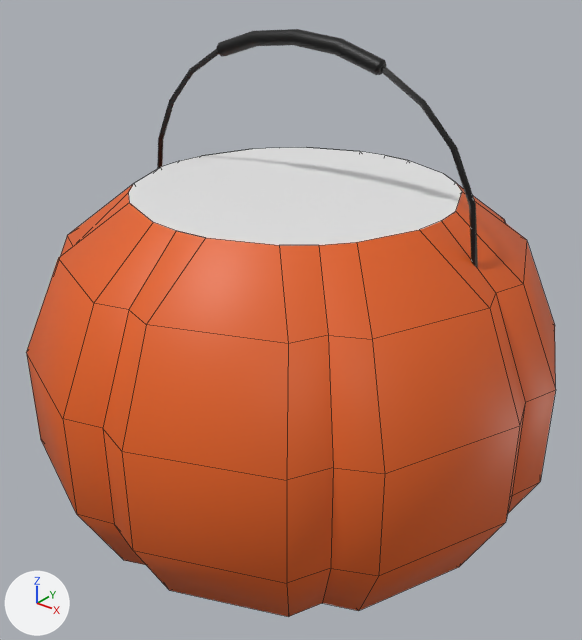
A saved change to the FBX model Assets/KovaModels/PumpkinPail.fbx.
One viewpoint serves both versions: a 50 mm camera at (1.453, -1.838, 1.298) aimed at (0.005, -0.027, 0.175). Every picture has the same lights, and +X, +Y and +Z are marked at lower left. Mesh edges are drawn as thin lines on the coarser meshes. Where no turn or scale is listed for an object, it has been applied to the vertices.

In view in the first picture: 'Handle', 'Lid', 'Pail'.
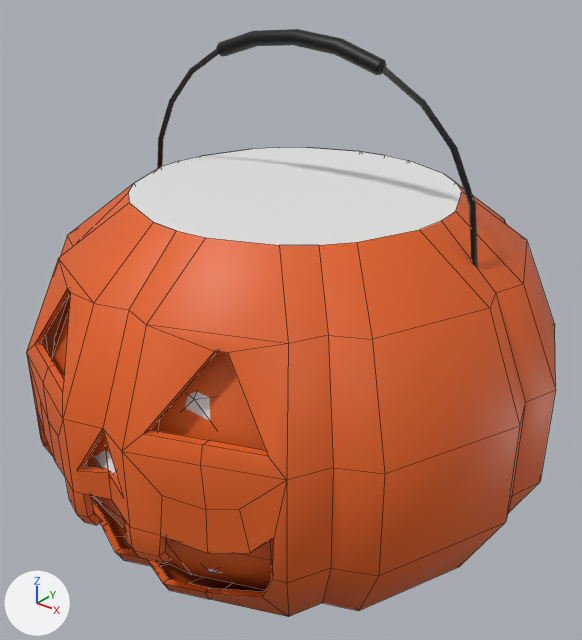
What differs and where, as boxes [x1, y1, x2, y2] in the pictures (582 x 640 px):
'PailBounds.064', added
    after: [195, 397, 210, 420]
'PailBounds.006', added
    after: [114, 399, 210, 475]
'PailBounds.031', added
    after: [106, 395, 194, 474]
'PailBounds.025', added
    after: [94, 450, 108, 470]
'PailBounds.065', added
    after: [195, 392, 208, 399]
'PailBounds.066', added
    after: [189, 392, 197, 399]
'PailBounds.022', added
    after: [207, 569, 214, 572]
'PailBounds.050', added
    after: [94, 458, 101, 468]
'PailBounds.046', added
    after: [211, 570, 218, 573]
part 1 of me_sphere, built on
    before: [63, 419, 146, 565]
    after: [27, 259, 289, 617]

Edits to the bpy script that builds the scene:
```text
Change me_sphere:
    used by ob_pail; location = (0.0, 0.0, 0.0)
    remove me_sphere.from_pydata(...)  # 337 vertices, 338 faces; spans x -0.82..0.82, y -0.82..0.82, z -0.6..0.6
    add me_sphere.from_pydata(...)  # 443 vertices, 422 faces; spans x -0.82..0.82, y -0.82..0.82, z -0.6..0.6
    me_sphere part 1: 1 vertex removed from x 0.0, y -0.79, z -0.15; 107 vertices added at x -0.47..0.47, y -0.82..-0.13, z -0.6..0.41
Add me_icosphere_068:
    me_icosphere_068.from_pydata([(0.217, -0.668, 0.268), (0.541, -0.393, 0.315), (0.128, -0.393, 0.51)], [], [(0, 2, 1)])
Add me_icosphere_009:
    me_icosphere_009.from_pydata([(0.217, -0.668, 0.268), (0.0, -0.786, 0.0), (0.462, -0.636, 0.0)], [], [(1, 0, 2)])
Add me_icosphere_028:
    me_icosphere_028.from_pydata([(-0.462, -0.636, 0.0), (0.0, -0.786, 0.0), (-0.207, -0.636, 0.315)], [], [(0, 2, 1)])
Add me_icosphere_053:
    me_icosphere_053.from_pydata([(-0.217, -0.668, -0.268), (-0.462, -0.636, 0.0), (0.0, -0.786, 0.0)], [], [(0, 1, 2)])
Add me_icosphere_034:
    me_icosphere_034.from_pydata([(-0.207, -0.636, 0.315), (0.0, -0.786, 0.0), (0.217, -0.668, 0.268)], [], [(1, 0, 2)])
Add me_icosphere_025:
    me_icosphere_025.from_pydata([(0.0, -0.786, 0.0), (0.207, -0.636, -0.315), (0.462, -0.636, 0.0)], [], [(0, 2, 1)])
Add me_icosphere_049:
    me_icosphere_049.from_pydata([(0.569, -0.413, -0.268), (0.207, -0.636, -0.315), (0.462, -0.636, 0.0)], [], [(1, 2, 0)])
Add me_icosphere_069:
    me_icosphere_069.from_pydata([(0.217, -0.668, 0.268), (-0.207, -0.636, 0.315), (0.128, -0.393, 0.51)], [], [(1, 2, 0)])
Add me_icosphere_067:
    me_icosphere_067.from_pydata([(0.462, -0.636, 0.0), (0.217, -0.668, 0.268), (0.541, -0.393, 0.315)], [], [(0, 1, 2)])
Add ob_pailbounds_065:
    ob_pailbounds_065 = bpy.data.objects.new('PailBounds.065', me_icosphere_068)
    ob_pailbounds_065.location = (0.0, 0.0, 0.0)
Add ob_pailbounds_006:
    ob_pailbounds_006 = bpy.data.objects.new('PailBounds.006', me_icosphere_009)
    ob_pailbounds_006.location = (0.0, 0.0, 0.0)
Add ob_pailbounds_025:
    ob_pailbounds_025 = bpy.data.objects.new('PailBounds.025', me_icosphere_028)
    ob_pailbounds_025.location = (0.0, 0.0, 0.0)
Add ob_pailbounds_050:
    ob_pailbounds_050 = bpy.data.objects.new('PailBounds.050', me_icosphere_053)
    ob_pailbounds_050.location = (0.0, 0.0, 0.0)
Add ob_pailbounds_031:
    ob_pailbounds_031 = bpy.data.objects.new('PailBounds.031', me_icosphere_034)
    ob_pailbounds_031.location = (0.0, 0.0, 0.0)
Add ob_pailbounds_022:
    ob_pailbounds_022 = bpy.data.objects.new('PailBounds.022', me_icosphere_025)
    ob_pailbounds_022.location = (0.0, 0.0, 0.0)
Add ob_pailbounds_046:
    ob_pailbounds_046 = bpy.data.objects.new('PailBounds.046', me_icosphere_049)
    ob_pailbounds_046.location = (0.0, 0.0, 0.0)
Add ob_pailbounds_066:
    ob_pailbounds_066 = bpy.data.objects.new('PailBounds.066', me_icosphere_069)
    ob_pailbounds_066.location = (0.0, 0.0, 0.0)
Add ob_pailbounds_064:
    ob_pailbounds_064 = bpy.data.objects.new('PailBounds.064', me_icosphere_067)
    ob_pailbounds_064.location = (0.0, 0.0, 0.0)
```
